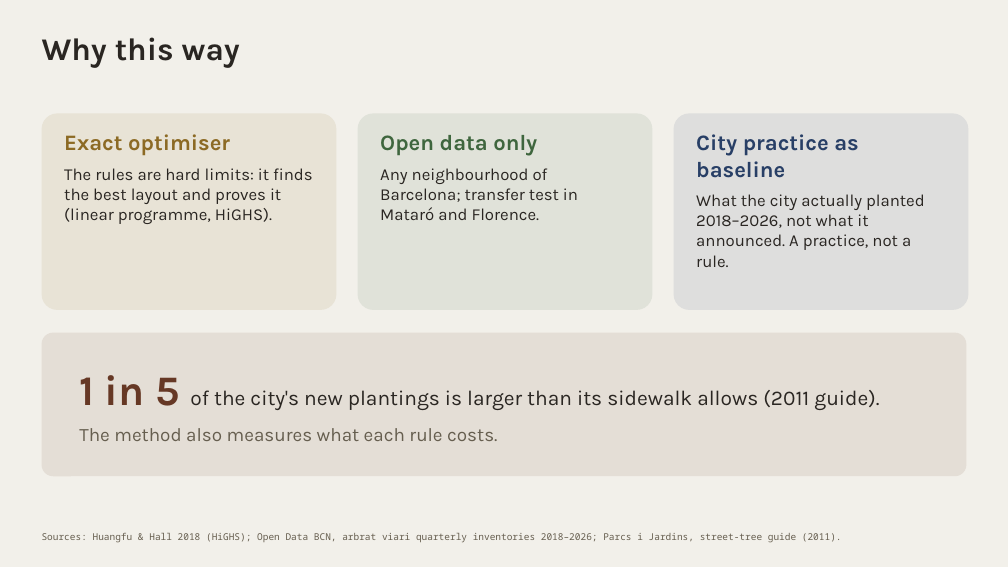
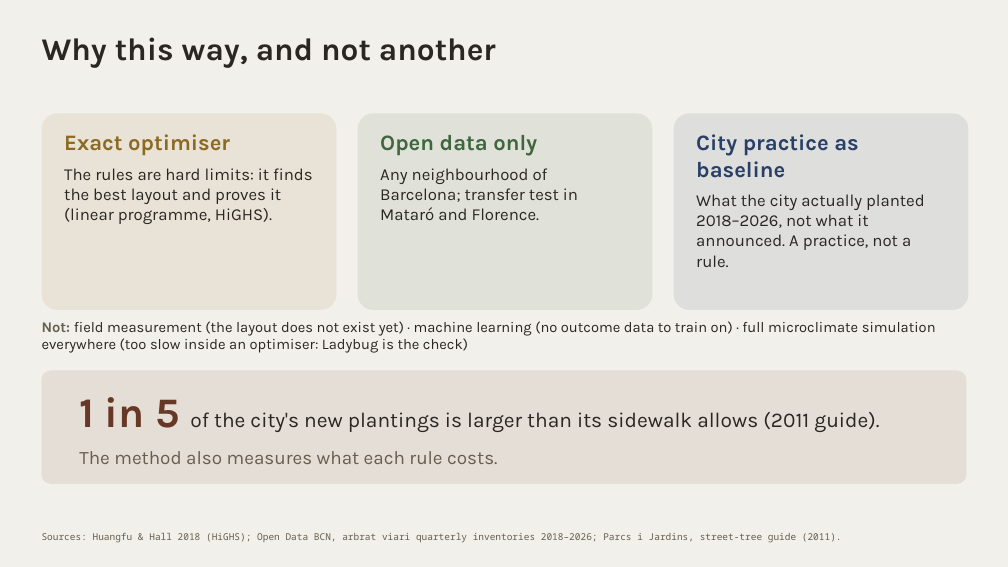
Before and after one commit to giofox96/shade-and-sponge, a slide deck: slide 9 of slides/rm_final/shade_and_sponge_rm_personal.pptx. Drawn at 1008x567 pixels with LibreOffice and Linux fonts; fonts in the diff are those of the drawing. Boxes give left, top, right and bottom in pixels: in the first picture for what was removed or moved away, otherwise in the second. Text is boxed around its words. In the diff, an @@ line names an element or a change of style, - is before the commit and + after.

```diff
--- a/slides/rm_final/shade_and_sponge_rm_personal.pptx
+++ b/slides/rm_final/shade_and_sponge_rm_personal.pptx
@@ text at box(42, 37, 496, 68): text changed @@
-Why this way
+Why this way, and not another
@@ text added at box(42, 321, 936, 353), 14 pt, text #2A2622 @@
+Not: field measurement (the layout does not exist yet) · machine learning (no outcome data to train on) · full microclimate simulation everywhere (too slow inside an optimiser: Ladybug is the check)
@@ rounded rectangle: place and size @@
-rounded rectangle at box(42, 333, 966, 476)
+rounded rectangle at box(42, 371, 966, 484)
@@ text "1 in 5 of the ...": place and size @@
-text "1 in 5 of the ..." at box(79, 375, 879, 441)
+text "1 in 5 of the ..." at box(79, 397, 879, 464)
```
Also in this commit, not shown: 2 other files.
